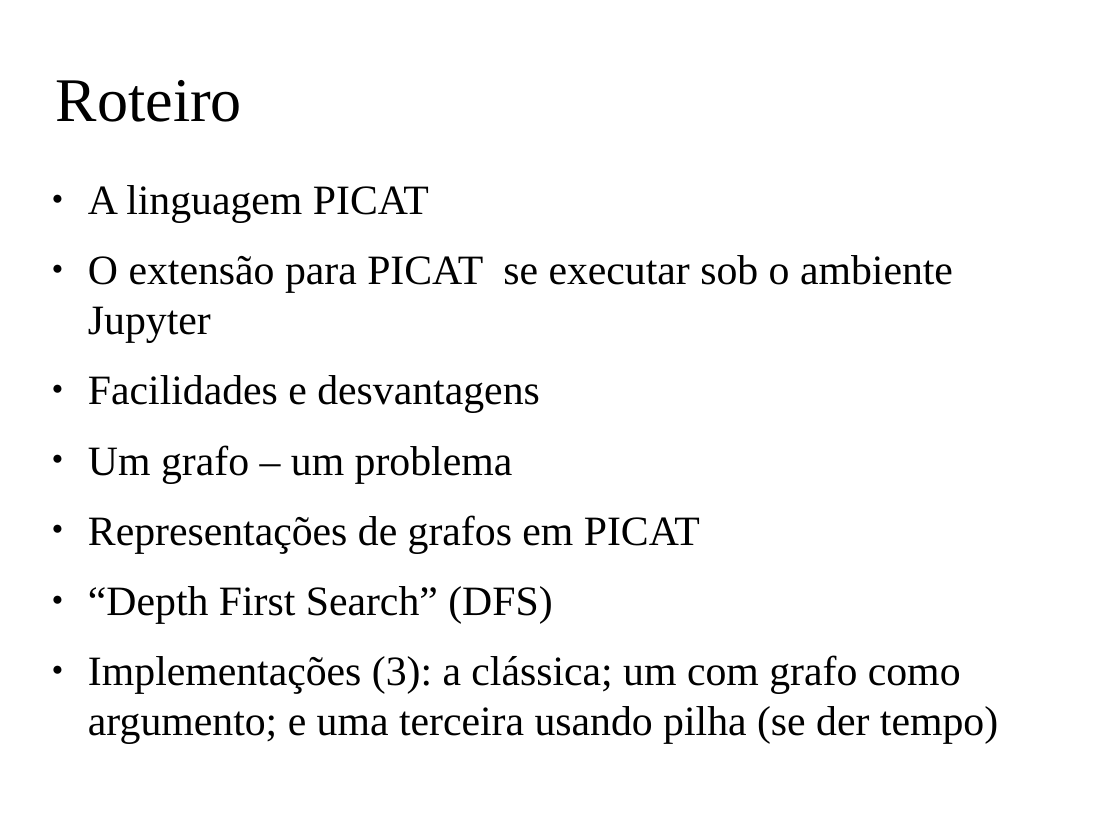
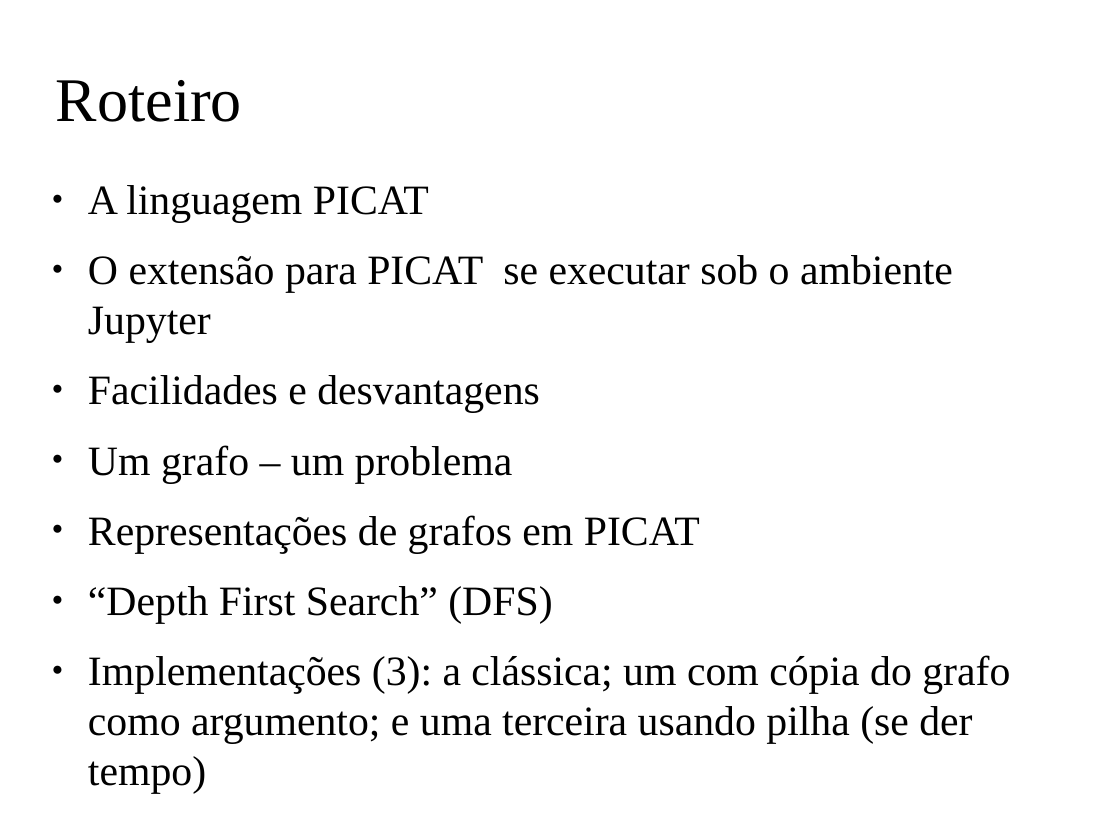
Before and after one commit to claudiosa/CCS, a slide deck: slide 3 of picat/YOUTUBE_dfs_jupyter_picat/slides_picat_jupyter_dfs.odp (slide 2 before the commit). Drawn at 1120x840 pixels with LibreOffice and Linux fonts; fonts in the diff are those of the drawing; background and template pictures are left out. Boxes give left, top, right and bottom in pixels: in the first picture for what was removed or moved away, otherwise in the second. Text is boxed around its words. In the diff, an @@ line names an element or a change of style, - is before the commit and + after.

```diff
--- a/picat/YOUTUBE_dfs_jupyter_picat/slides_picat_jupyter_dfs.odp
+++ b/picat/YOUTUBE_dfs_jupyter_picat/slides_picat_jupyter_dfs.odp
@@ text at [88,655,1010,794]: text changed @@
-● Implementações (3): a clássica; um com grafo como argumento; e uma terceira usando pilha (se der tempo)
+● Implementações (3): a clássica; um com cópia do grafo como argumento; e uma terceira usando pilha (se der tempo)
```
Also in this commit, not shown: 5 other slides changed, 7 slides added, 13 slides removed, 20 other files.
